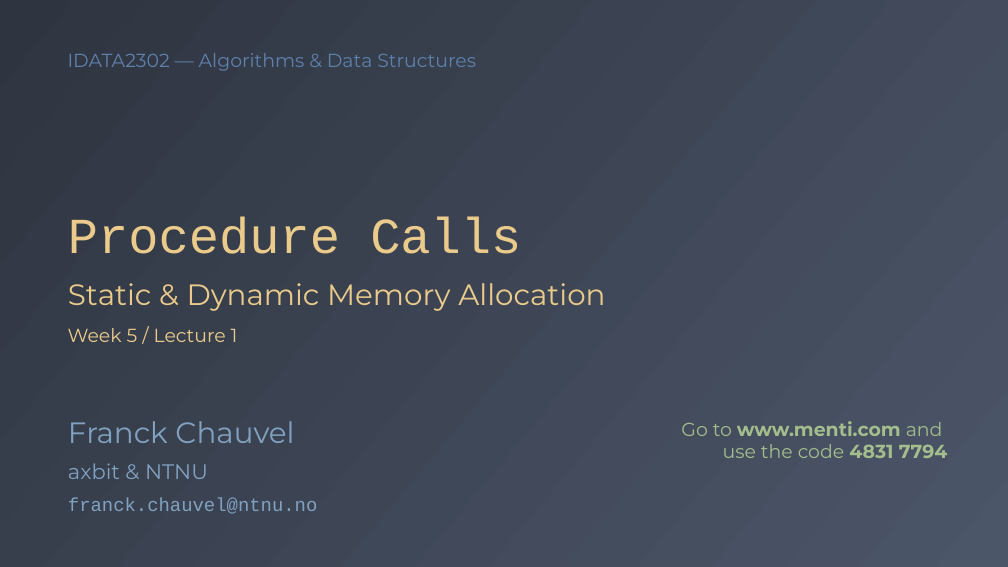
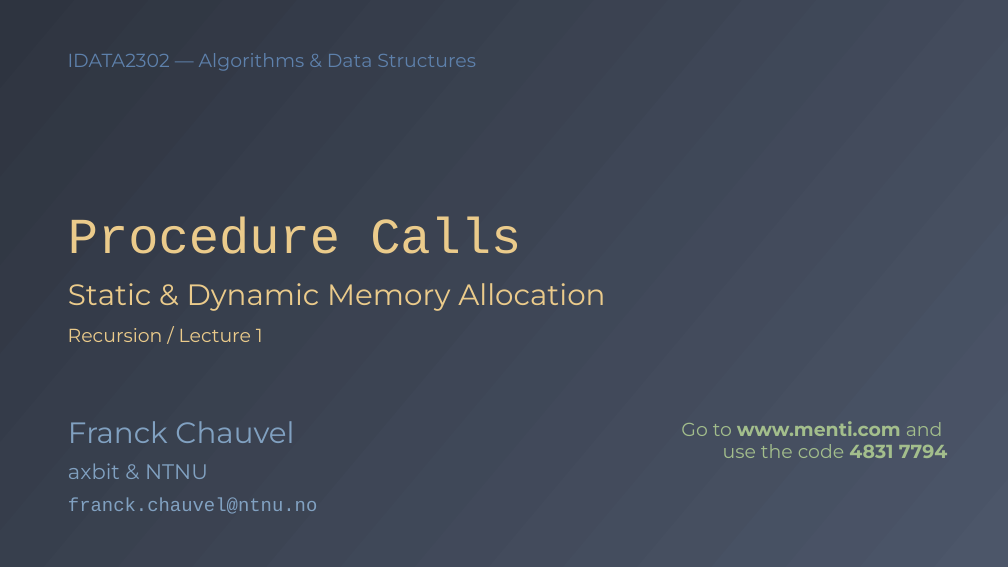
Before and after one commit to fchauvel/ntnu-idata2302-website, a slide deck: slide 1 of source/recursion/_static/procedure_calls/procedure_calls.pptx. Drawn at 1008x567 pixels with LibreOffice and Linux fonts; fonts in the diff are those of the drawing. Boxes give left, top, right and bottom in pixels: in the first picture for what was removed or moved away, otherwise in the second. Text is boxed around its words. In the diff, an @@ line names an element or a change of style, - is before the commit and + after.

```diff
--- a/source/recursion/_static/procedure_calls/procedure_calls.pptx
+++ b/source/recursion/_static/procedure_calls/procedure_calls.pptx
@@ text at (x1=68, y1=328, x2=263, y2=342): text changed @@
-Week 5 / Lecture 1
+Recursion / Lecture 1
```
Also in this commit, not shown: 8 other slides changed, 2 slides added, 2 slides removed, 1 other file.
